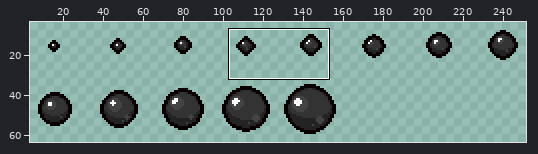
A sprite sheet gets an edit: Basement Baddies Bundle/resources/gfx/ink_bullets.png. Above: a wide view before the commit, with the close-up outlined.
Close-up. Before:
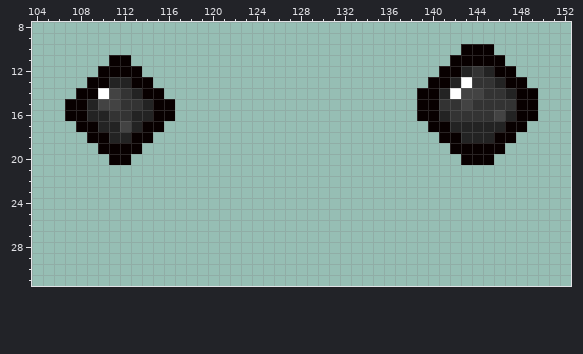
The file is 256x64 pixels. Colours within 5 levels of each other are drawn and written as one. Shown: x 104..152, y 8..31. The wide view leaves out empty margins. The commit also changed other parts of the picture, which this record leaves out.
After:
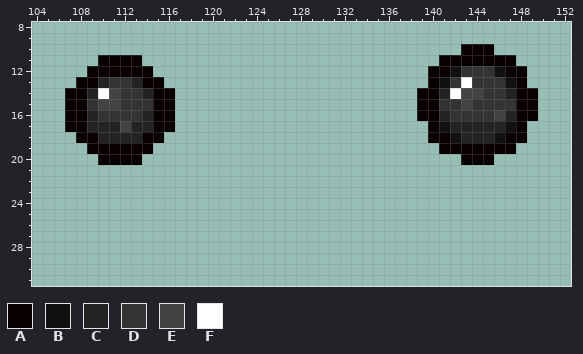
Palette (. is transparent): A #080000  B #111111  C #232323  D #333333  E #434343  F #ffffff
Edits made:
@@ x 104..152 @@
 10 .......................................AAA.......
-11 .......AA.............................AAAAA......
-12 ......AAAA...........................AACDCAA.....
-13 .....AACCAA.........................AACFDDCAA....
-14 ....AAFEDCAA.......................AACFEEDDCAA...
-15 ...AACEEDDCAA......................AADDEDDDDAA...
-16 ...AACCDDCCAA......................AACDDDDECAA...
-17 ....AACCECAA........................AACCCCCAA....
-18 .....AACCAA..........................AACCCAA.....
-19 ......AAAA............................AAAAA......
-20 .......AA..............................AAA.......
+11 ......AAAA...........................AAAAAAA.....
+12 .....AAAAAA.........................AABDDDBAA....
+13 ....AACDDCAA........................ABDFDDDBA....
+14 ...AACFEDDCAA......................AACFEEDDCAA...
+15 ...AADEEDDDAA......................AADDEDDDDAA...
+16 ...AACDDDDCAA......................AACDDDDECAA...
+17 ...AACCCECCAA.......................ABCCCCCBA....
+18 ....AACCCCAA........................AABCCCBAA....
+19 .....AAAAAA..........................AAAAAAA.....
+20 ......AAAA.............................AAA.......
 21 .................................................
Boxes around the changes in both close-ups, in picture pixels (x1, y1, x2, y2):
changed: (65, 55, 175, 165)
changed: (428, 55, 527, 88)
changed: (428, 121, 461, 154)
changed: (494, 121, 527, 154)
